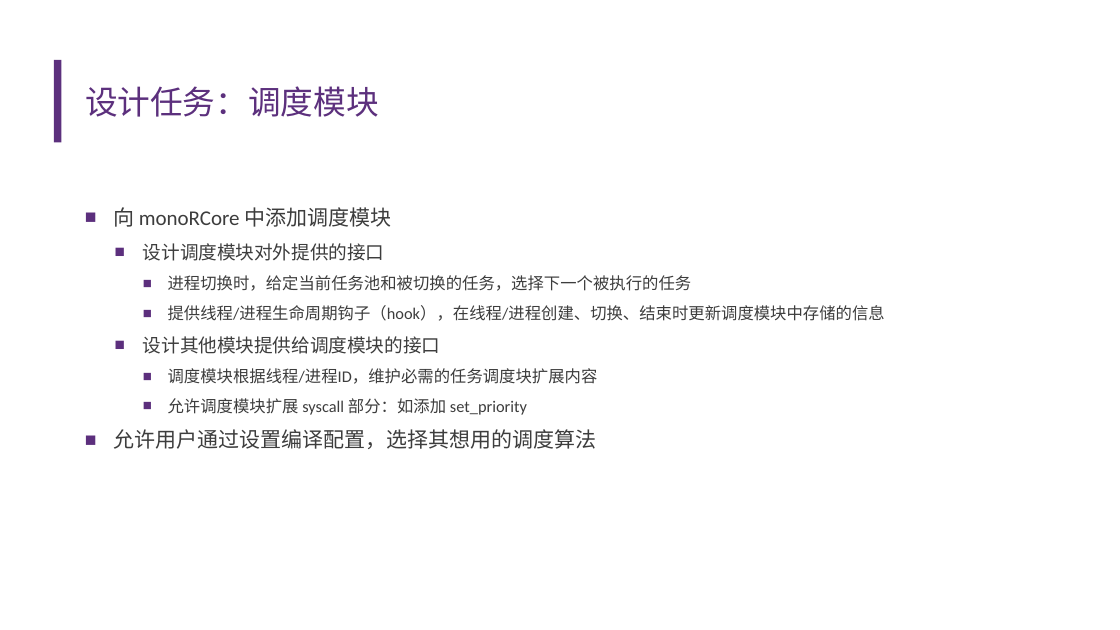
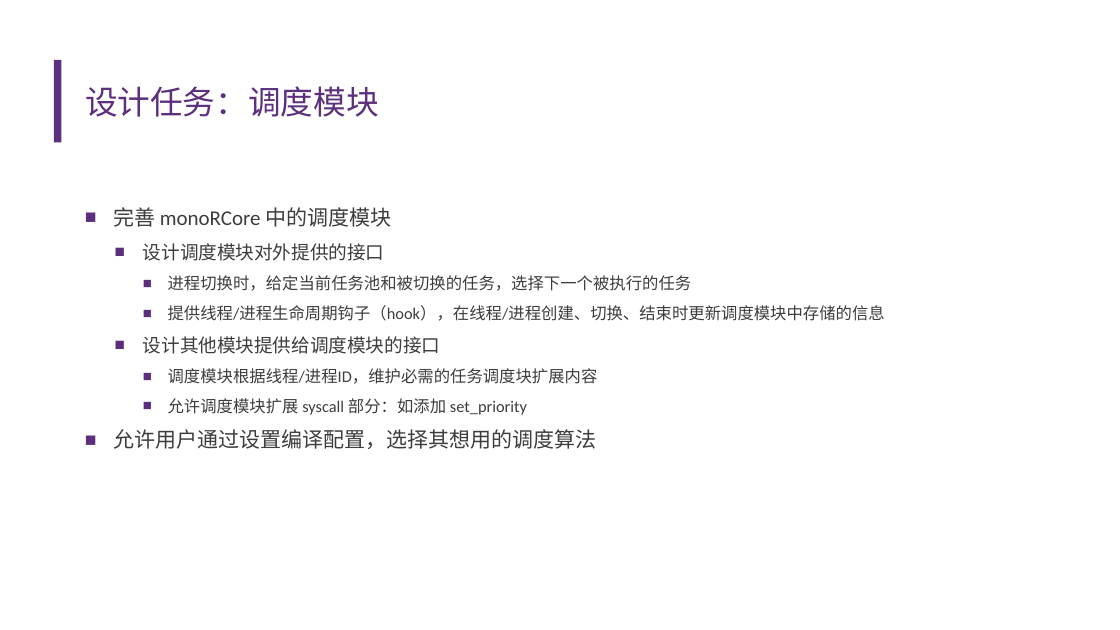
Before and after one commit to emily-jia/monoRCore, a slide deck: slide 12 of 开题报告.pptx (slide 11 before the commit). Drawn at 1120x630 pixels with LibreOffice and Linux fonts; fonts in the diff are those of the drawing; background and template pictures are left out. Boxes give left, top, right and bottom in pixels: in the first picture for what was removed or moved away, otherwise in the second. Text is boxed around its words. In the diff, an @@ line names an element or a change of style, - is before the commit and + after.

```diff
--- a/开题报告.pptx
+++ b/开题报告.pptx
@@ text at (x1=113, y1=207, x2=391, y2=227): text changed @@
-■ 向 monoRCore 中添加调度模块
+■ 完善 monoRCore 中的调度模块
```
Also in this commit, not shown: 3 other slides changed, 1 slide added, 12 other files.
